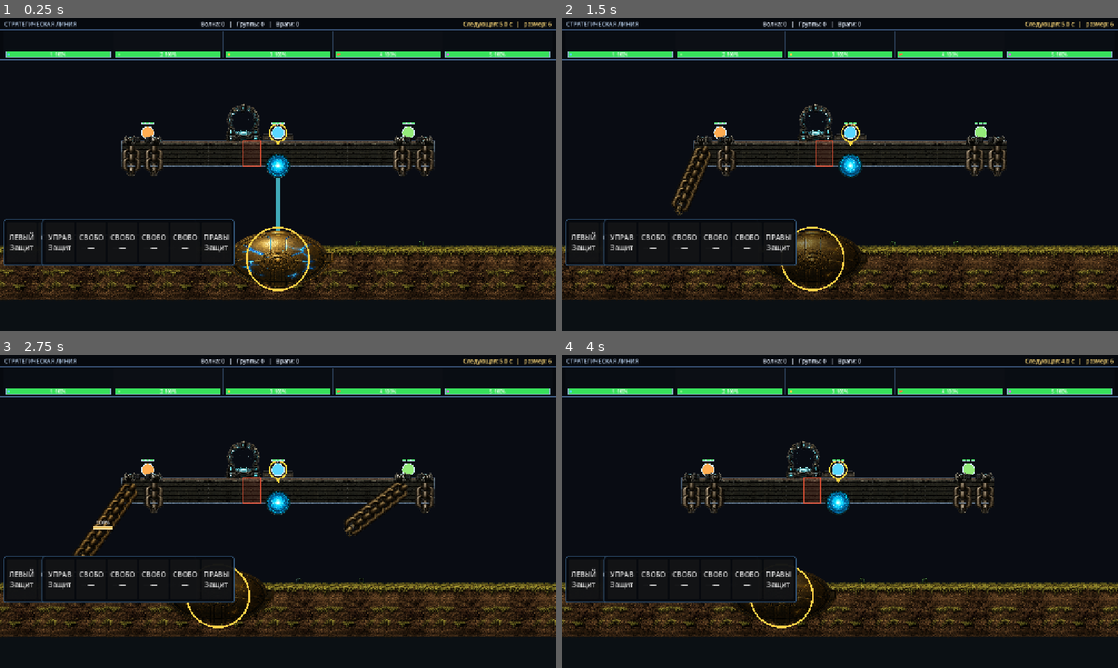
Above: before the commit, frames 1-4 (two rows, left to right).
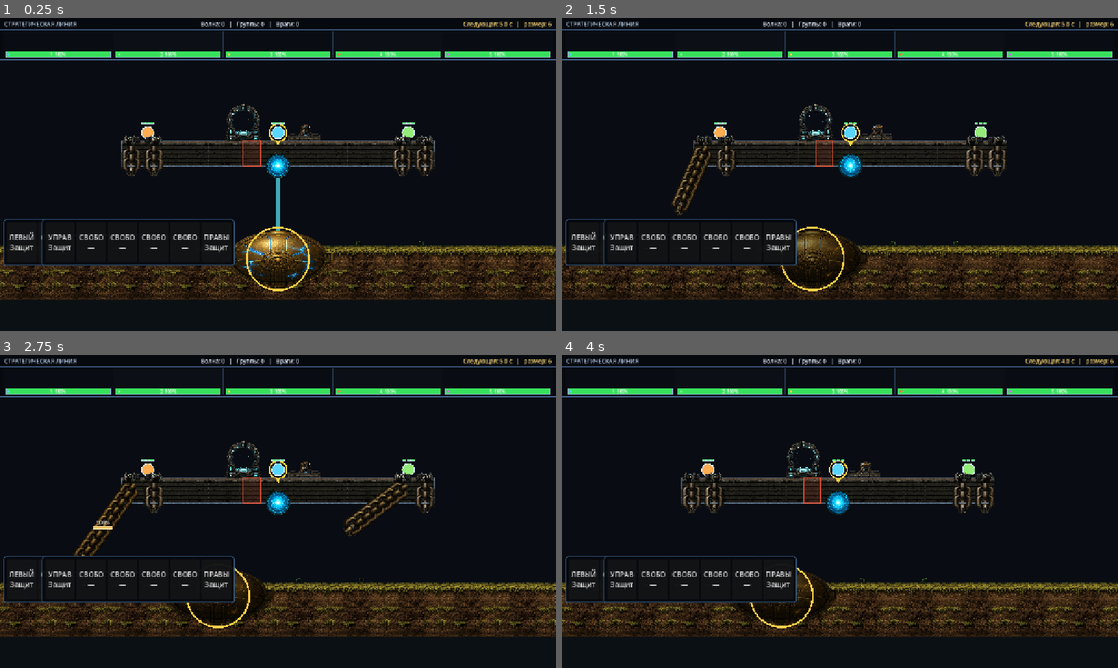
Above: after the commit, the same moments.

Repository: bageus/GloryProtect
Game: Godot game, scene res://scenes/game/game_root_with_flyers.tscn
The game is run twice, just before and just after one commit, with the same random seed, the same clock (stepped at 60 frames per second) and the same inputs.
Inputs (mouse positions are in pixels of both pictures, inside the frame that each line leads up to):
- Up to frame 1 (0.25 s): no input
- Up to frame 2 (1.5 s): tap Enter (ui_accept) at 0.5, 0.77 s; move the mouse to (962, 158) at 0.52 s; hold Right (ui_right) 0.53-1.25 s; tap 1 at 0.6 s; click (962, 158) at 0.67 s; drag from (728, 190) to (812, 237) at 1.27 s
- Up to frame 3 (2.75 s): move the mouse to (333, 442) at 2.02 s; hold Right (ui_right) from 2.03 s (still down); tap 3 at 2.1 s
- Up to frame 4 (4 s): release Right (ui_right) at 2.75 s; drag from (812, 574) to (673, 464) at 2.77 s; move the mouse to (1006, 558) at 3.52 s; hold Left (ui_left) from 3.53 s (still down); tap R at 3.6 s; tap Enter (ui_accept) at 3.77 s

The runs differ from the first frame. In frame 1, 0.2% of the frame differs, in the area x 47-58%, y 34-40%; in frame 2, 0.2%; in frame 3, 0.2%; in frame 4, 0.2%, in the area x 46-58%, y 34-40%.

Commit message:
Enable platform post layout controller

Diff:
--- a/project.godot
+++ b/project.godot
@@ -14,6 +14,10 @@
 run/main_scene="res://scenes/game/game_root_with_flyers.tscn"
 config/features=PackedStringArray("4.6")
 
+[autoload]
+
+PlatformPostLayout="*res://scripts/platform/platform_post_layout.gd"
+
 [display]
 
 window/size/viewport_width=1280
